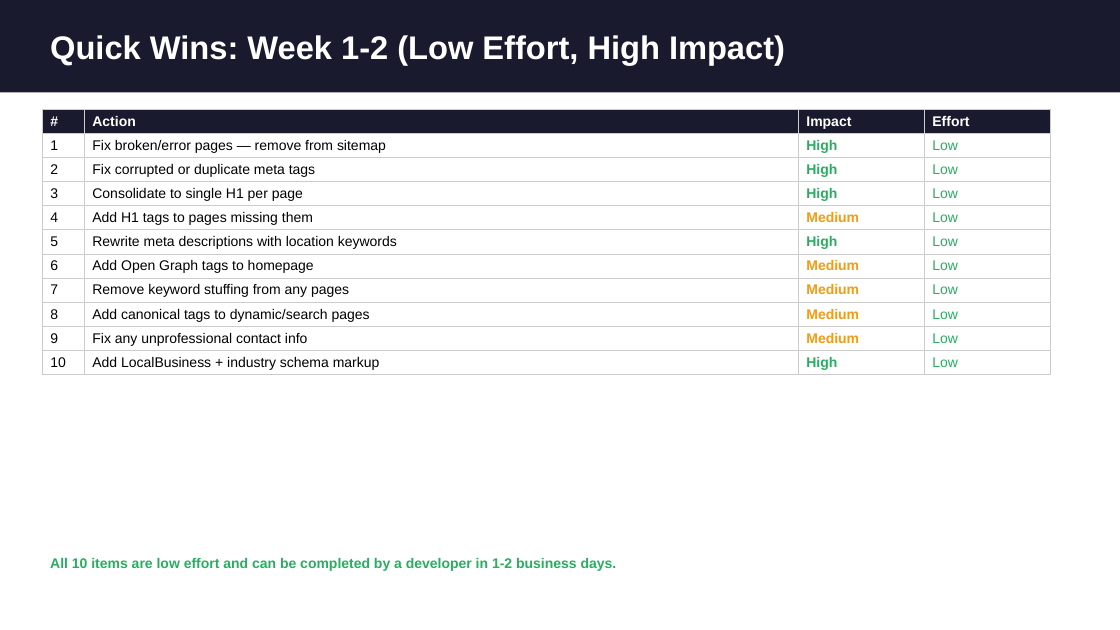
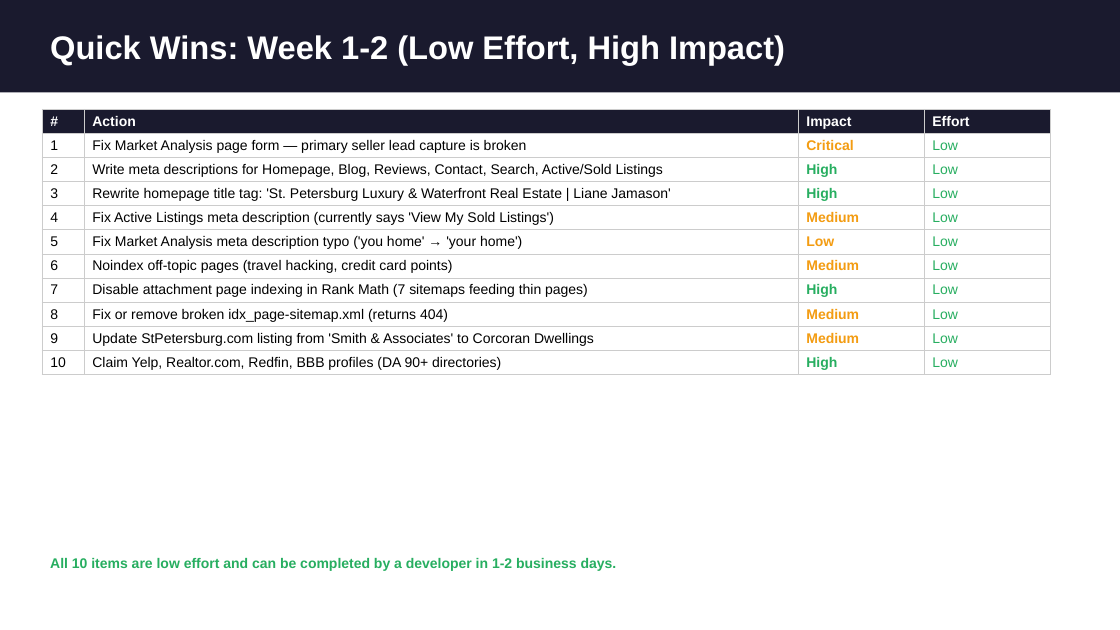
Before and after one commit to tastyppc-marketing/site-audit, a slide deck: slide 8 of clients/liane-jamason/seo/reports/SEO-Audit-Presentation.pptx. Drawn at 1120x630 pixels with LibreOffice and Linux fonts; fonts in the diff are those of the drawing. Boxes give left, top, right and bottom in pixels: in the first picture for what was removed or moved away, otherwise in the second. Text is boxed around its words. In the diff, an @@ line names an element or a change of style, - is before the commit and + after.

```diff
--- a/clients/liane-jamason/seo/reports/SEO-Audit-Presentation.pptx
+++ b/clients/liane-jamason/seo/reports/SEO-Audit-Presentation.pptx
@@ table at [42,109,1050,374] @@
-row 2, column 2: Fix broken/error pages — remove from sitemap
+row 2, column 2: Fix Market Analysis page form — primary seller lead capture is broken
-row 2, column 3: High
+row 2, column 3: Critical
-row 3, column 2: Fix corrupted or duplicate meta tags
+row 3, column 2: Write meta descriptions for Homepage, Blog, Reviews, Contact, Search, Active/Sold Listings
-row 4, column 2: Consolidate to single H1 per page
+row 4, column 2: Rewrite homepage title tag: 'St. Petersburg Luxury & Waterfront Real Estate | Liane Jamason'
-row 5, column 2: Add H1 tags to pages missing them
+row 5, column 2: Fix Active Listings meta description (currently says 'View My Sold Listings')
-row 6, column 2: Rewrite meta descriptions with location keywords
+row 6, column 2: Fix Market Analysis meta description typo ('you home' → 'your home')
-row 6, column 3: High
+row 6, column 3: Low
-row 7, column 2: Add Open Graph tags to homepage
+row 7, column 2: Noindex off-topic pages (travel hacking, credit card points)
-row 8, column 2: Remove keyword stuffing from any pages
+row 8, column 2: Disable attachment page indexing in Rank Math (7 sitemaps feeding thin pages)
-row 8, column 3: Medium
+row 8, column 3: High
-row 9, column 2: Add canonical tags to dynamic/search pages
+row 9, column 2: Fix or remove broken idx_page-sitemap.xml (returns 404)
-row 10, column 2: Fix any unprofessional contact info
+row 10, column 2: Update StPetersburg.com listing from 'Smith & Associates' to Corcoran Dwellings
-row 11, column 2: Add LocalBusiness + industry schema markup
+row 11, column 2: Claim Yelp, Realtor.com, Redfin, BBB profiles (DA 90+ directories)
```
Also in this commit, not shown: 14 other slides changed, 4 other files.
